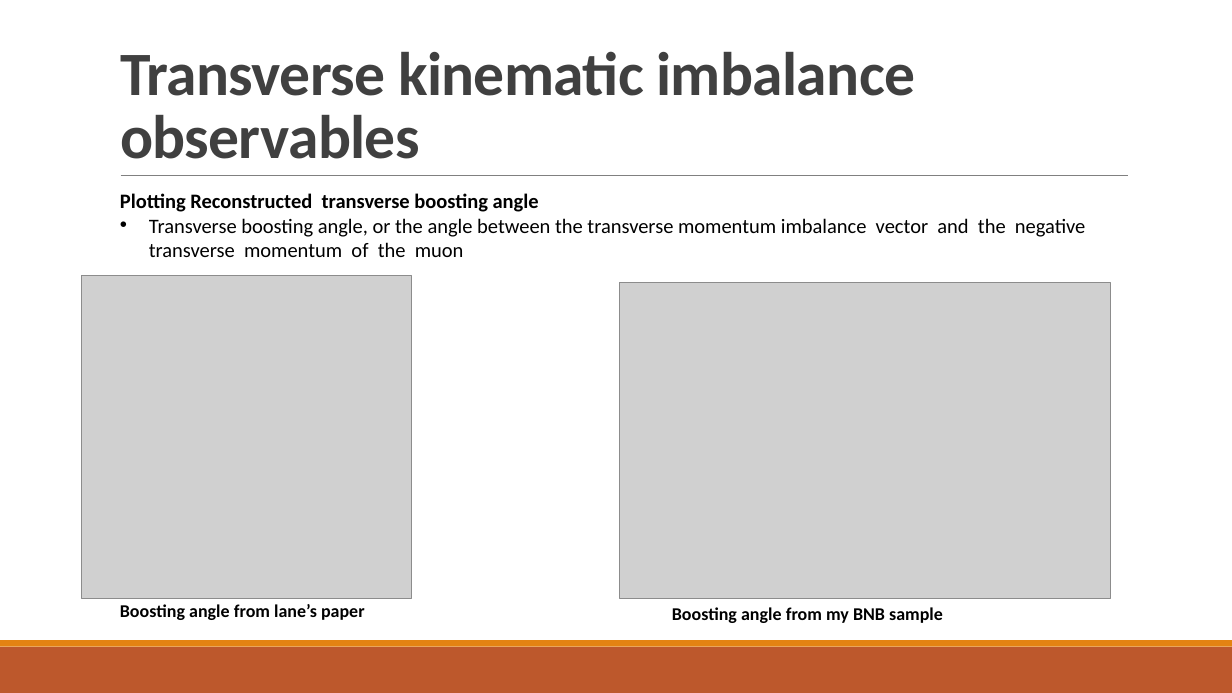
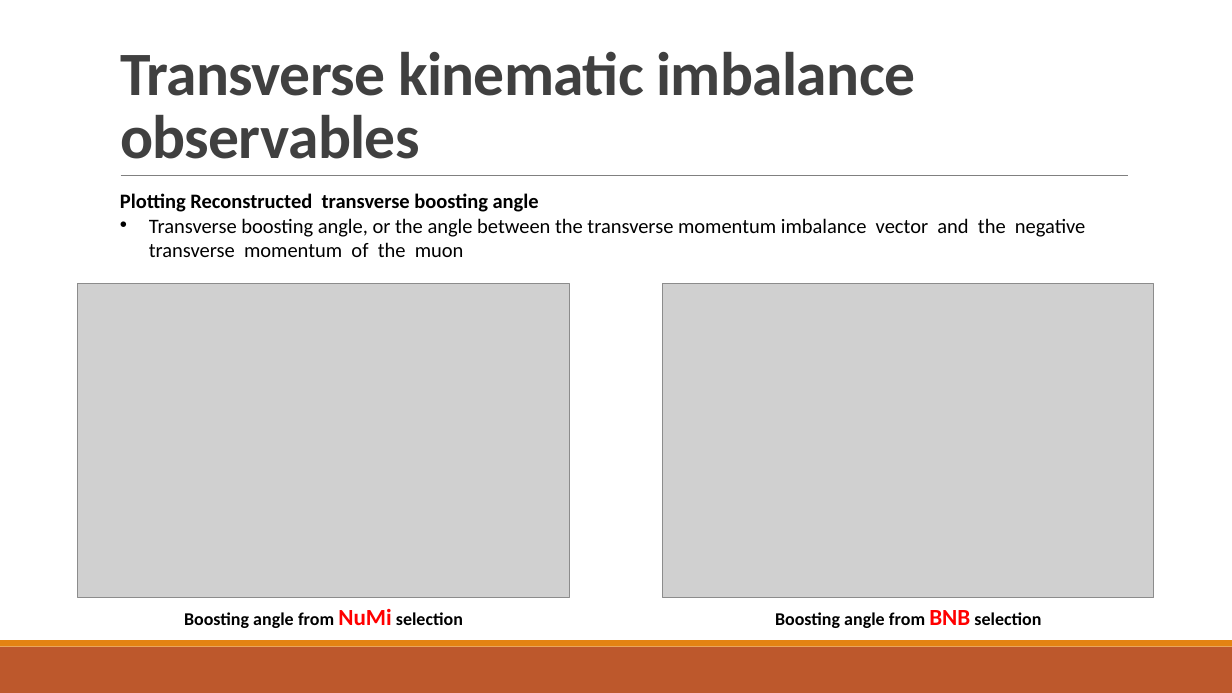
Before and after one commit to jordongalaxy-max/FYP_PYTHON_REAL, a slide deck: slide 23 of Update_Slides/FYP_Weekly_Update_Slides_12March.pptx. Drawn at 1232x693 pixels with LibreOffice and Linux fonts; fonts in the diff are those of the drawing; grey boxes stand for pictures. Boxes give left, top, right and bottom in pixels: in the first picture for what was removed or moved away, otherwise in the second. Text is boxed around its words. In the diff, an @@ line names an element or a change of style, - is before the commit and + after.

```diff
--- a/Update_Slides/FYP_Weekly_Update_Slides_12March.pptx
+++ b/Update_Slides/FYP_Weekly_Update_Slides_12March.pptx
@@ picture: place and size @@
-picture at box(81, 275, 412, 598)
+picture at box(78, 284, 569, 598)
@@ picture: place and size @@
-picture at box(619, 282, 1111, 598)
+picture at box(663, 284, 1154, 598)
@@ text at box(184, 609, 463, 628): text changed @@
-Boosting angle from lane’s paper
+Boosting angle from NuMi selection
@@ text at box(775, 610, 1041, 628): text changed @@
-Boosting angle from my BNB sample
+Boosting angle from BNB selection
```
Also in this commit, not shown: 24 other slides changed, 9 other files.
